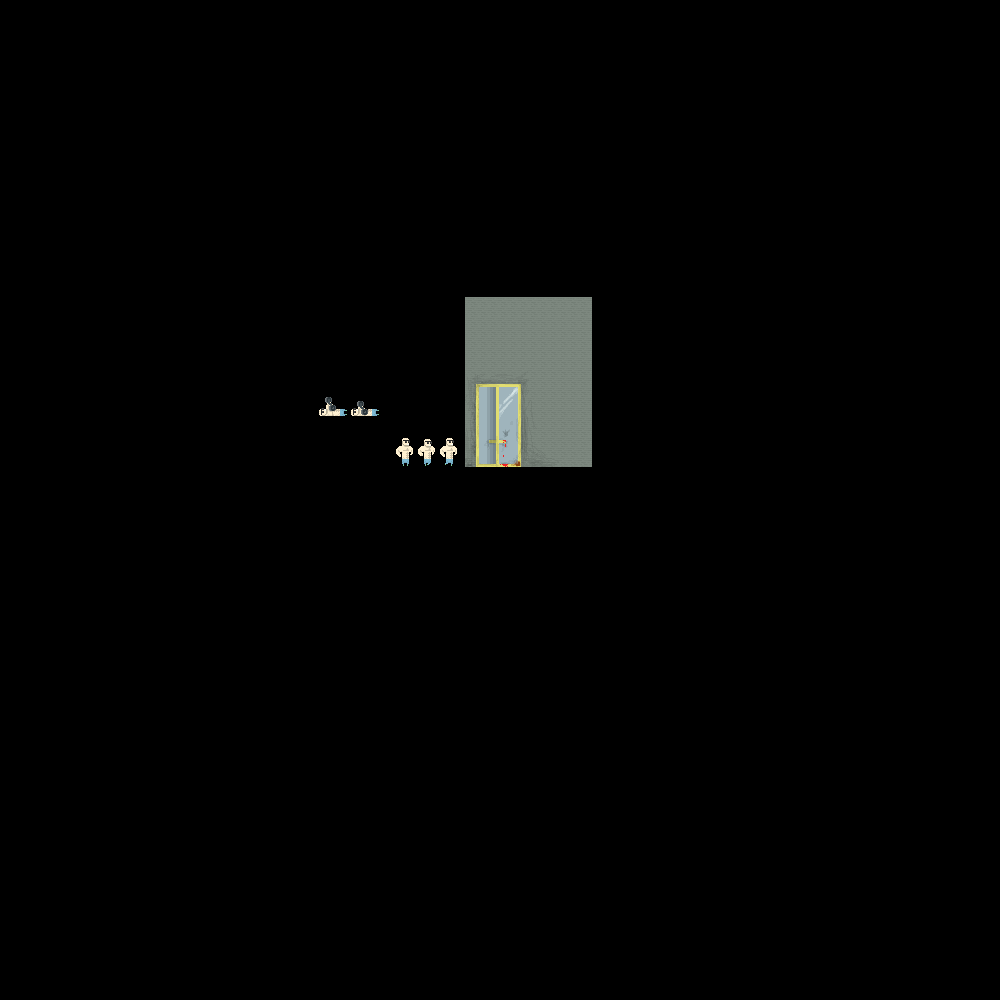
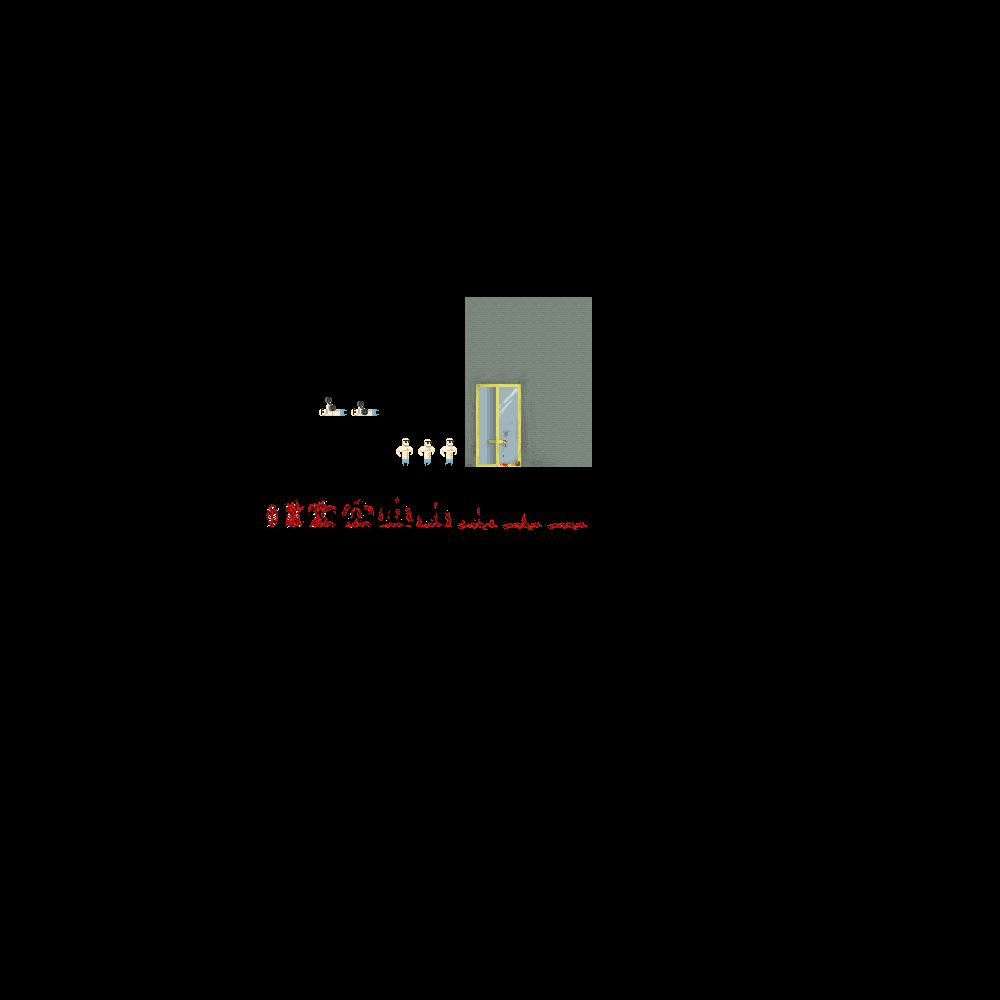
Revision of a layered 1000 × 1000 image; what changed, layer by layer:
added layer "Layer 3 copy 8" above "Layer 3 copy 7" over (547, 522, 587, 530)
added layer "Layer 3 copy 7" above "Layer 3 copy 6" over (502, 513, 542, 530)
added layer "Layer 3 copy 6" above "Layer 3 copy 5" over (457, 507, 497, 530)
added layer "Layer 3 copy 5" above "Layer 3 copy 4" over (416, 502, 452, 528)
added layer "Layer 3 copy 4" above "Layer 3 copy 3" over (378, 497, 413, 528)
added layer "Layer 3 copy 3" above "Layer 3 copy 2" over (342, 499, 374, 528)
added layer "Layer 3 copy 2" above "Layer 3 copy" over (308, 500, 336, 528)
added layer "Layer 3 copy" above "Layer 3" over (284, 500, 304, 528)
added layer "Layer 3" above "burroughs getting some copy" over (266, 504, 279, 527)
